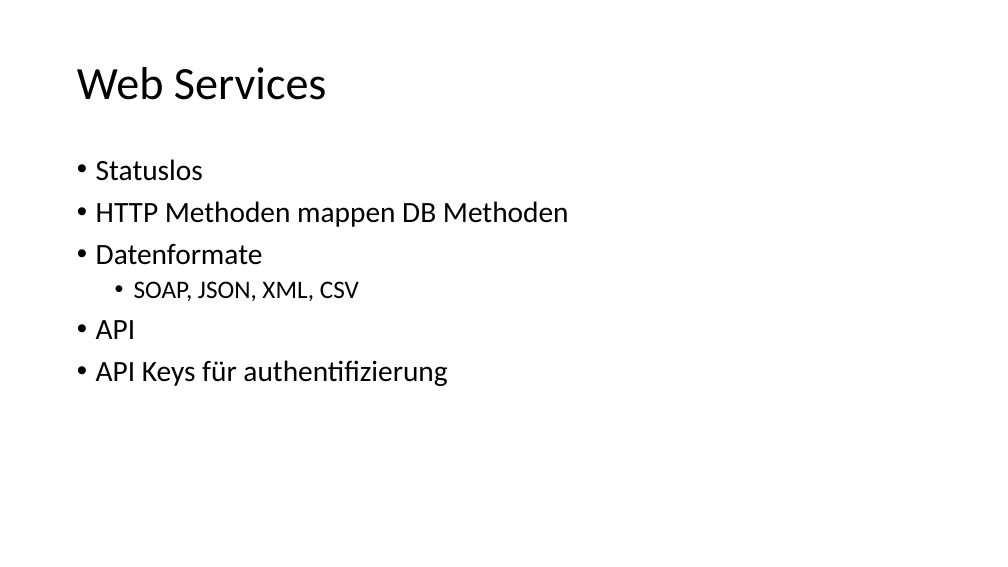
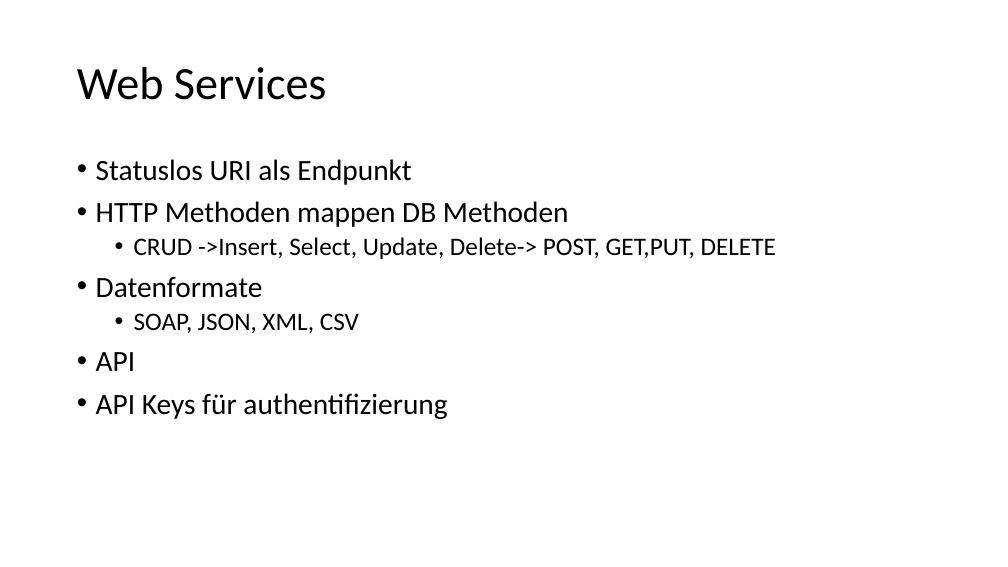
Before and after one commit to ppedvAG/WebformsKurs, a slide deck: slide 2 of 15Services.pptx. Drawn at 1008x567 pixels with LibreOffice and Linux fonts; fonts in the diff are those of the drawing. Boxes give left, top, right and bottom in pixels: in the first picture for what was removed or moved away, otherwise in the second. Text is boxed around its words. In the diff, an @@ line names an element or a change of style, - is before the commit and + after.

```diff
--- a/15Services.pptx
+++ b/15Services.pptx
@@ text at box(96, 159, 411, 185): text changed @@
-• Statuslos
+• Statuslos URI als Endpunkt
@@ text at box(134, 237, 776, 259): paragraph added @@
+  • CRUD ->Insert, Select, Update, Delete-> POST, GET,PUT, DELETE
```
Also in this commit, not shown: 4 other files.
